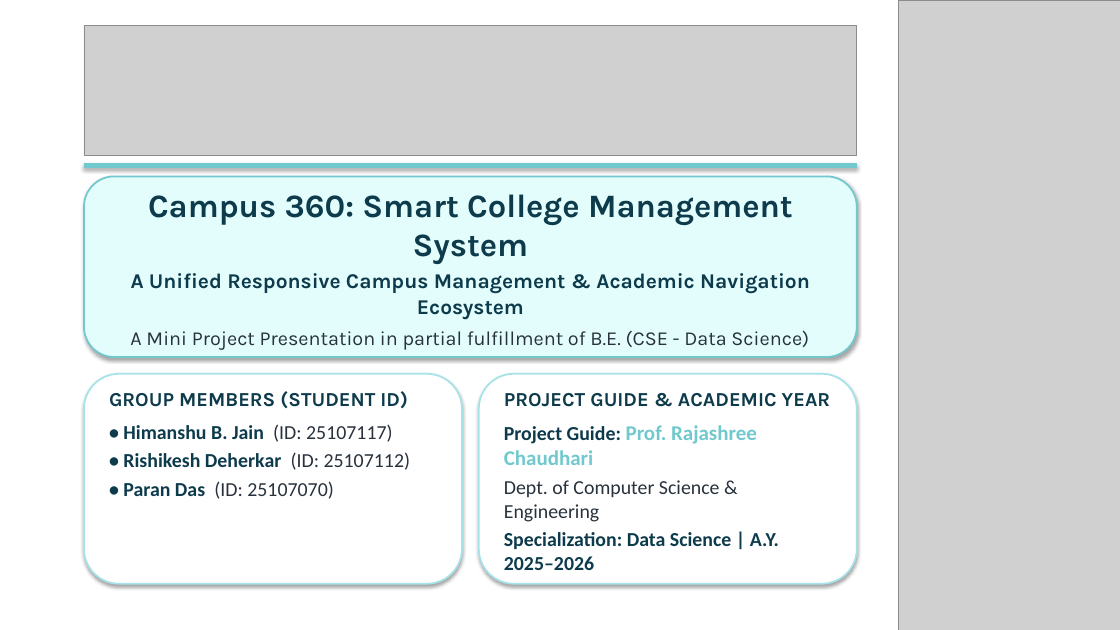
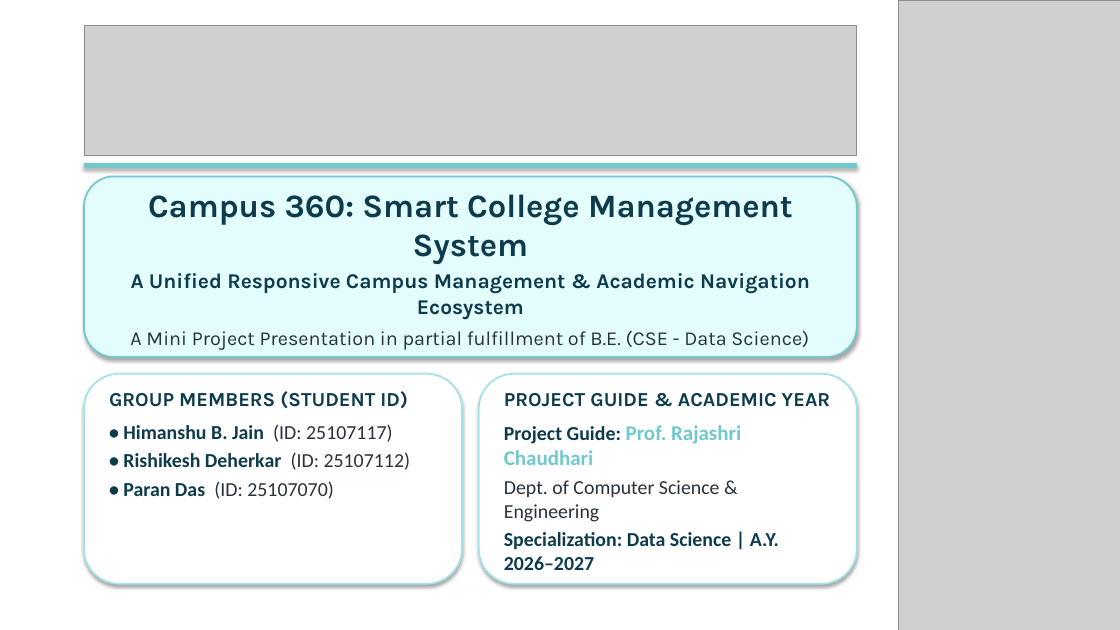
Before and after one commit to Jain07Himanshu/Campus-360, a slide deck: slide 1 of docs/Campus_360_Presentation.pptx. Drawn at 1120x630 pixels with LibreOffice and Linux fonts; fonts in the diff are those of the drawing; grey boxes stand for pictures. Boxes give left, top, right and bottom in pixels: in the first picture for what was removed or moved away, otherwise in the second. Text is boxed around its words. In the diff, an @@ line names an element or a change of style, - is before the commit and + after.

Commit message:
fix(docs): perfect formatting of mini project report, remove wide letter spacing, update academic year to 2026-27, embed high-res diagrams

```diff
--- a/docs/Campus_360_Presentation.pptx
+++ b/docs/Campus_360_Presentation.pptx
@@ text at (x1=504, y1=425, x2=741, y2=465): text changed @@
-Project Guide: Prof. Rajashree Chaudhari
+Project Guide: Prof. Rajashri Chaudhari
@@ text at (x1=504, y1=532, x2=779, y2=570): text changed @@
-Specialization: Data Science | A.Y. 2025–2026
+Specialization: Data Science | A.Y. 2026–2027
```
Also in this commit, not shown: 11 other slides changed, 9 slides added, 3 slides removed, 4 other files.
